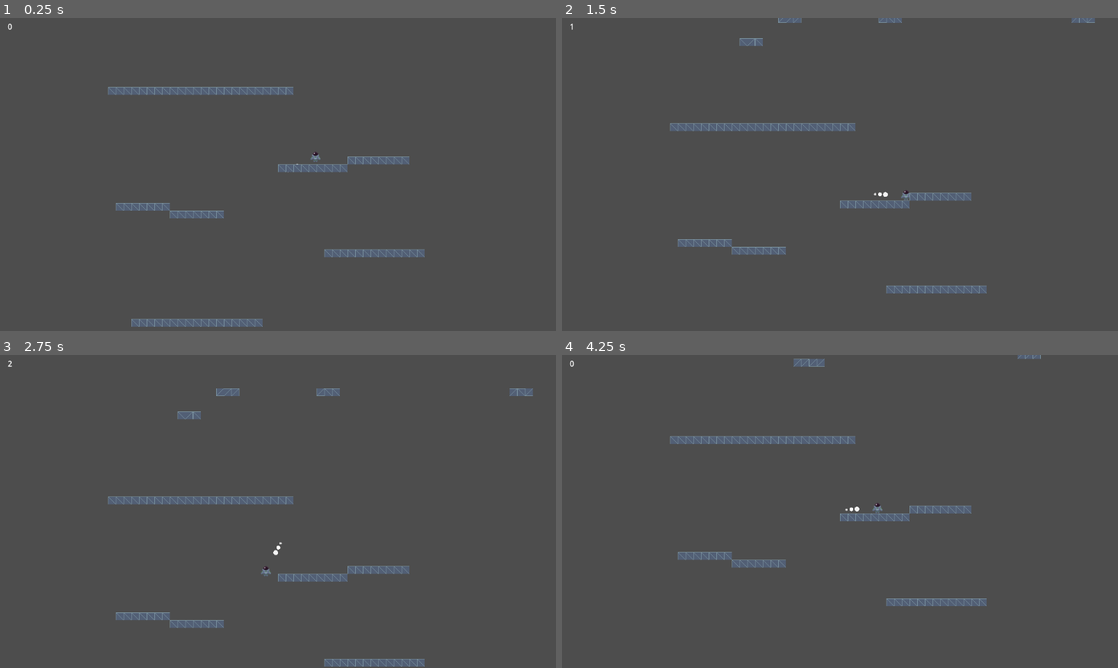
Above: before the commit, frames 1-4 (two rows, left to right).
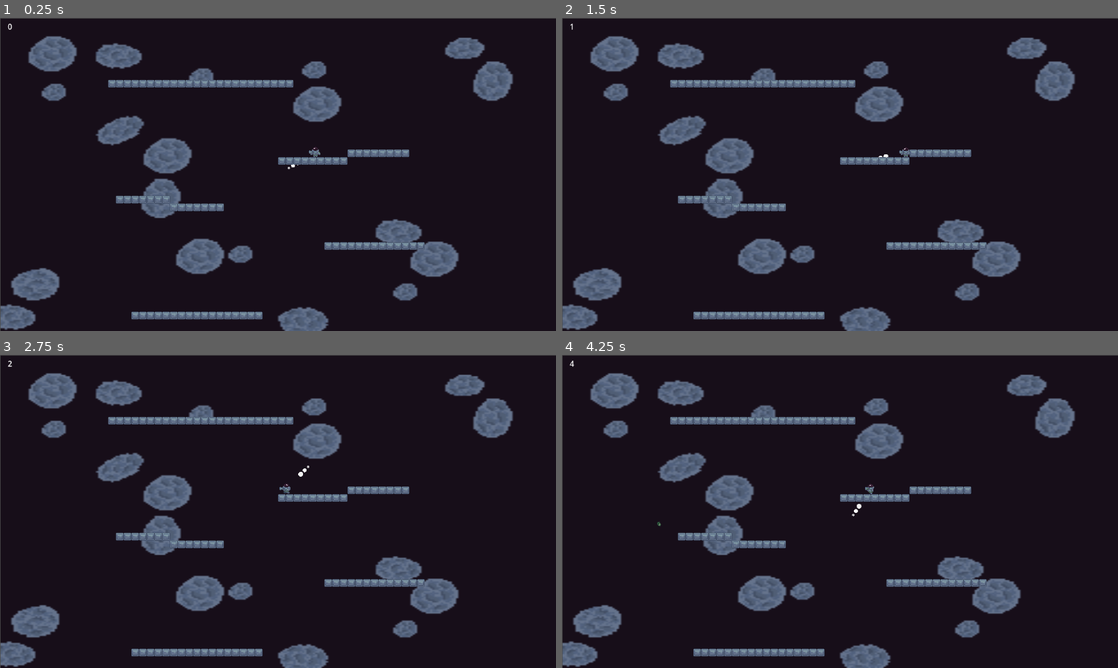
Above: after the commit, the same moments.

Repository: ScoreSpaceGameJam-SpaceGame/SpaceGame
Game: Godot game, scene res://levels/main_level/main_level.tscn
Same seed, same stepped clock (60 frames per second), same inputs: the game is played once before the commit and once after it. Sound files missing from this copy of the repository are replaced by a short silence.
Inputs (mouse positions are in pixels of both pictures, inside the frame that each line leads up to):
- Up to frame 1 (0.25 s): no input
- Up to frame 2 (1.5 s): move the mouse to (962, 158) at 0.52 s; hold Space (Teleport) 0.53-1.28 s; hold D (MoveRight) from 0.53 s (still down); click (962, 158) at 0.6 s; move the mouse to (728, 190) at 1.27 s; tap Space (Teleport) at 1.35 s
- Up to frame 3 (2.75 s): click (166, 527) at 1.55 s; move the mouse to (333, 442) at 2.02 s; release D (MoveRight) at 2.03 s; hold A (MoveLeft) from 2.03 s (still down); hold Space (Teleport) from 2.03 s (still down); click (333, 442) at 2.1 s
- Up to frame 4 (4.25 s): move the mouse to (812, 574) at 2.77 s; release A (MoveLeft) at 2.78 s; release Space (Teleport) at 2.78 s; hold D (MoveRight) 2.78-3.5 s; tap Space (Teleport) at 2.85 s; click (812, 574) at 3.05 s; click (806, 511) at 3.5 s, where only the run before the commit has a clickable "Play"

The runs differ from the first frame. In frame 1, 99% of the frame differs, in the area x 0-100%, y 0-100%; in frame 2, 98%; in frame 3, 98%; in frame 4, 99%.
Error before the commit: Attempt to call function 'get_var' in base 'null instance' on a null instance. (res://globals/global.gd:17)

Commit message:
Adding in art assets and a few animations started being built out

Diff:
--- a/characters/player/player.gd
+++ b/characters/player/player.gd
@@ -8,10 +8,23 @@
 var firing_vector : Vector2
 var original_mouse_position_when_firing : Vector2
 var firing_power : float
+var is_shooting: bool = false
+var gun_model_x_offset : float = 22
 
 @onready var aim_indicator_mount_point: Node2D = $AimIndicatorMountPoint
 
 func _physics_process(delta: float) -> void:
+	# Flip sprite to oriented direction
+	if velocity.x > 0:
+		$PlayerModel.flip_h = true
+		$GunMountPoint/GunModel.flip_h = false
+		$GunMountPoint/GunModel.position.x = gun_model_x_offset
+	else:
+		$PlayerModel.flip_h = false
+		$GunMountPoint/GunModel.flip_h = true
+		$GunMountPoint/GunModel.position.x = -gun_model_x_offset
+
+
 	# Add the gravity.
 	if not is_on_floor():
 		velocity += get_gravity() * delta
@@ -43,6 +56,7 @@
 	else:
 		velocity.x = move_toward(velocity.x, 0, SPEED)
 
+
 	# Rotate the aim indicator to match the firing angle
 	aim_indicator_mount_point.global_rotation = firing_vector.angle() + .5 * PI
 	$Telenade.translate(global_position - $Telenade.global_position)
@@ -51,11 +65,13 @@
 		original_mouse_position_when_firing = get_global_mouse_position()
 
 func handle_powering_state():
+	velocity = Vector2.ZERO
 	var x_power : float = get_global_mouse_position().distance_to(original_mouse_position_when_firing)
 	$Telenade.translate(global_position - $Telenade.global_position)
 	firing_power = clamp(log(x_power) * x_power / 2, 0, 100) # TODO use this
 
 	if Input.is_action_just_released("FiringAction"):
+		is_shooting = true
 		player_state = Enums.player_actions.FIRING
 		$Telenade.visible = true
 		$Telenade.global_rotation = firing_vector.angle()
@@ -63,6 +79,7 @@
 
 func handle_firing_state():
 	if Input.is_action_pressed("Teleport"):
+		is_shooting = false
 		global_position = $Telenade.global_position
 		player_state = Enums.player_actions.AIMING
 		$Telenade.visible=false
--- a/characters/player/player.tscn
+++ b/characters/player/player.tscn
@@ -1,9 +1,10 @@
-[gd_scene load_steps=7 format=3 uid="uid://domnmo2ft2frd"]
+[gd_scene load_steps=23 format=3 uid="uid://domnmo2ft2frd"]
 
 [ext_resource type="Script" path="res://characters/player/player.gd" id="1_k5q7q"]
+[ext_resource type="Texture2D" uid="uid://jvc258ad5pth" path="res://characters/player/player_sheet.png" id="2_ggpg0"]
 [ext_resource type="PackedScene" uid="uid://32kddvgjo03b" path="res://characters/player/aim_indicator.tscn" id="2_nkr18"]
 [ext_resource type="PackedScene" uid="uid://xakoy6oyk2hs" path="res://characters/player/telenade.tscn" id="3_741t6"]
-[ext_resource type="Texture2D" uid="uid://c8dhx0r8nlp2v" path="res://characters/player/player.png" id="4_vptko"]
+[ext_resource type="Texture2D" uid="uid://draeu53ddc1s7" path="res://characters/player/rpg_sheet.png" id="3_h3uqd"]
 
 [sub_resource type="CapsuleShape2D" id="CapsuleShape2D_vym13"]
 radius = 0.330596
@@ -11,13 +12,158 @@
 
 [sub_resource type="PhysicsMaterial" id="PhysicsMaterial_nnexd"]
 
+[sub_resource type="Animation" id="Animation_dej4u"]
+resource_name = "Idle"
+length = 1.4
+loop_mode = 1
+tracks/0/type = "value"
+tracks/0/imported = false
+tracks/0/enabled = true
+tracks/0/path = NodePath("PlayerModel:frame")
+tracks/0/interp = 1
+tracks/0/loop_wrap = true
+tracks/0/keys = {
+"times": PackedFloat32Array(0, 0.2, 0.4, 0.6, 0.8, 1, 1.2),
+"transitions": PackedFloat32Array(1, 1, 1, 1, 1, 1, 1),
+"update": 1,
+"values": [0, 3, 6, 9, 12, 15, 18]
+}
+
+[sub_resource type="Animation" id="Animation_k2h54"]
+length = 0.001
+tracks/0/type = "value"
+tracks/0/imported = false
+tracks/0/enabled = true
+tracks/0/path = NodePath("PlayerModel:frame")
+tracks/0/interp = 1
+tracks/0/loop_wrap = true
+tracks/0/keys = {
+"times": PackedFloat32Array(0),
+"transitions": PackedFloat32Array(1),
+"update": 1,
+"values": [0]
+}
+tracks/1/type = "value"
+tracks/1/imported = false
+tracks/1/enabled = true
+tracks/1/path = NodePath("GunMountPoint/GunModel:frame")
+tracks/1/interp = 1
+tracks/1/loop_wrap = true
+tracks/1/keys = {
+"times": PackedFloat32Array(0),
+"transitions": PackedFloat32Array(1),
+"update": 1,
+"values": [0]
+}
+
+[sub_resource type="Animation" id="Animation_ov46y"]
+resource_name = "Walk"
+length = 1.4
+loop_mode = 1
+tracks/0/type = "value"
+tracks/0/imported = false
+tracks/0/enabled = true
+tracks/0/path = NodePath("PlayerModel:frame")
+tracks/0/interp = 1
+tracks/0/loop_wrap = true
+tracks/0/keys = {
+"times": PackedFloat32Array(0, 0.2, 0.4, 0.6, 0.8, 1, 1.2),
+"transitions": PackedFloat32Array(1, 1, 1, 1, 1, 1, 1),
+"update": 1,
+"values": [1, 4, 7, 10, 13, 16, 19]
+}
+
+[sub_resource type="Animation" id="Animation_ne5jp"]
+resource_name = "Shoot"
+length = 0.3
+step = 0.01
+tracks/0/type = "value"
+tracks/0/imported = false
+tracks/0/enabled = true
+tracks/0/path = NodePath("PlayerModel:frame")
+tracks/0/interp = 1
+tracks/0/loop_wrap = true
+tracks/0/keys = {
+"times": PackedFloat32Array(0, 0.0666667, 0.133333, 0.2, 0.266667),
+"transitions": PackedFloat32Array(1, 1, 1, 1, 1),
+"update": 1,
+"values": [2, 5, 8, 11, 14]
+}
+tracks/1/type = "value"
+tracks/1/imported = false
+tracks/1/enabled = true
+tracks/1/path = NodePath("GunMountPoint/GunModel:frame")
+tracks/1/interp = 1
+tracks/1/loop_wrap = true
+tracks/1/keys = {
+"times": PackedFloat32Array(0, 0.02, 0.05, 0.07, 0.1, 0.14, 0.17, 0.2),
+"transitions": PackedFloat32Array(1, 1, 1, 1, 1, 1, 1, 1),
+"update": 1,
+"values": [0, 1, 2, 3, 4, 5, 6, 2]
+}
+
+[sub_resource type="AnimationLibrary" id="AnimationLibrary_j0c6m"]
+_data = {
+"Idle": SubResource("Animation_dej4u"),
+"RESET": SubResource("Animation_k2h54"),
+"Shoot": SubResource("Animation_ne5jp"),
+"Walk": SubResource("Animation_ov46y")
+}
+
+[sub_resource type="AnimationNodeAnimation" id="AnimationNodeAnimation_gd4sf"]
+animation = &"Idle"
+
+[sub_resource type="AnimationNodeAnimation" id="AnimationNodeAnimation_3cw21"]
+animation = &"Shoot"
+
+[sub_resource type="AnimationNodeAnimation" id="AnimationNodeAnimation_wpmc4"]
+animation = &"Walk"
+
+[sub_resource type="AnimationNodeStateMachineTransition" id="AnimationNodeStateMachineTransition_mkk04"]
+advance_mode = 2
+
+[sub_resource type="AnimationNodeStateMachineTransition" id="AnimationNodeStateMachineTransition_32l6d"]
+advance_mode = 2
+advance_expression = "not velocity.is_zero_approx()"
+
+[sub_resource type="AnimationNodeStateMachineTransition" id="AnimationNodeStateMachineTransition_jeppl"]
+advance_mode = 2
+advance_expression = "velocity.is_zero_approx()"
+
+[sub_resource type="AnimationNodeStateMachineTransition" id="AnimationNodeStateMachineTransition_m651u"]
+advance_mode = 2
+advance_expression = "is_shooting"
+
+[sub_resource type="AnimationNodeStateMachineTransition" id="AnimationNodeStateMachineTransition_syws6"]
+advance_mode = 2
+advance_expression = "is_shooting"
+
+[sub_resource type="AnimationNodeStateMachineTransition" id="AnimationNodeStateMachineTransition_4gwai"]
+advance_mode = 2
+advance_expression = "!is_shooting"
+
+[sub_resource type="AnimationNodeStateMachine" id="AnimationNodeStateMachine_xtmv7"]
+states/Idle/node = SubResource("AnimationNodeAnimation_gd4sf")
+states/Idle/position = Vector2(507, 100)
+states/Shoot/node = SubResource("AnimationNodeAnimation_3cw21")
+states/Shoot/position = Vector2(714, 140)
+states/Start/position = Vector2(199, 100)
+states/Walk/node = SubResource("AnimationNodeAnimation_wpmc4")
+states/Walk/position = Vector2(507, 189)
+transitions = ["Start", "Idle", SubResource("AnimationNodeStateMachineTransition_mkk04"), "Idle", "Walk", SubResource("AnimationNodeStateMachineTransition_32l6d"), "Walk", "Idle", SubResource("AnimationNodeStateMachineTransition_jeppl"), "Idle", "Shoot", SubResource("AnimationNodeStateMachineTransition_m651u"), "Walk", "Shoot", SubResource("AnimationNodeStateMachineTransition_syws6"), "Shoot", "Idle", SubResource("AnimationNodeStateMachineTransition_4gwai")]
+graph_offset = Vector2(-103, 25)
+
 [node name="Player" type="CharacterBody2D" groups=["Player"]]
 script = ExtResource("1_k5q7q")
 
-[node name="Sprite2D" type="Sprite2D" parent="."]
-texture = ExtResource("4_vptko")
+[node name="PlayerModel" type="Sprite2D" parent="."]
+texture_filter = 1
+texture = ExtResource("2_ggpg0")
+hframes = 3
+vframes = 7
 
 [node name="CollisionShape2D" type="CollisionShape2D" parent="."]
+visible = false
 position = Vector2(0, -0.05)
 scale = Vector2(20, 20)
 shape = SubResource("CapsuleShape2D_vym13")
@@ -27,7 +173,25 @@
 [node name="AimIndicator" parent="AimIndicatorMountPoint" instance=ExtResource("2_nkr18")]
 position = Vector2(0, -55.08)
 
+[node name="GunMountPoint" type="Node2D" parent="."]
+
+[node name="GunModel" type="Sprite2D" parent="GunMountPoint"]
+texture_filter = 1
+position = Vector2(22, 0)
+texture = ExtResource("3_h3uqd")
+vframes = 7
+
 [node name="Telenade" parent="." instance=ExtResource("3_741t6")]
 visible = false
 physics_material_override = SubResource("PhysicsMaterial_nnexd")
 gravity_scale = 0.08
+
+[node name="AnimationPlayer" type="AnimationPlayer" parent="."]
+libraries = {
+"": SubResource("AnimationLibrary_j0c6m")
+}
+
+[node name="AnimationTree" type="AnimationTree" parent="."]
+tree_root = SubResource("AnimationNodeStateMachine_xtmv7")
+advance_expression_base_node = NodePath("..")
+anim_player = NodePath("../AnimationPlayer")
--- a/characters/player/telenade.tscn
+++ b/characters/player/telenade.tscn
@@ -13,4 +13,5 @@
 shape = SubResource("CircleShape2D_vbng7")
 
 [node name="Sprite2D" type="Sprite2D" parent="."]
+texture_filter = 1
 texture = ExtResource("1_dyq4s")
--- a/globals/global.gd
+++ b/globals/global.gd
@@ -6,6 +6,9 @@
 	if get_high_score() < current_score:
 		save_score(current_score)
 
+	call_deferred("change_to_menu")
+
+func change_to_menu():
 	get_tree().change_scene_to_file("res://levels/menu/menu.tscn")
 
 func save_score(score: int) -> void:
--- a/levels/main_level/main_level.gd
+++ b/levels/main_level/main_level.gd
@@ -1,14 +1,14 @@
 extends Node2D
 
-const SCROLL_SPEED: float = 1
+const SCROLL_SPEED: float = 0
 const TILE_MAP_LAYER_WIDTH = 90
 const TILE_MAP_LAYER_HEIGHT = 50
 const MIN_NUMBER_OF_PLATFORMS_PER_LAYER = 20
 const MAX_NUMBER_OF_PLATFORMS_PER_LAYER = 40
 const MIN_WIDTH_OF_PLATFORM = 3
 const MAX_WIDTH_OF_PLATFORM = 7
-const WIDTH_OF_TILESET = 2
-const HEIGHT_OF_TILESET = 2
+const WIDTH_OF_TILESET = 5
+const HEIGHT_OF_TILESET = 1
 const TILE_SET_TO_USE = "res://levels/main_level/map_tileset.tres"
 
 @onready var audio_stream : AudioStreamPlayer = $AudioStreamPlayer
@@ -58,7 +58,7 @@
 			new_tile_map_layer.set_cell(
 				Vector2i(starting_location.x + j, starting_location.y),
 				0,
-				Vector2i(RandomNumberGenerator.new().randi_range(0, WIDTH_OF_TILESET - 1), RandomNumberGenerator.new().randi_range(0, WIDTH_OF_TILESET -1))
+				Vector2i(RandomNumberGenerator.new().randi_range(0, WIDTH_OF_TILESET - 1), RandomNumberGenerator.new().randi_range(0, HEIGHT_OF_TILESET -1))
 			)
 	new_tile_map_layer.position = Vector2(0, -800)
 	$".".add_child(new_tile_map_layer)
--- a/levels/main_level/main_level.tscn
+++ b/levels/main_level/main_level.tscn
@@ -1,30 +1,19 @@
 [gd_scene load_steps=11 format=4 uid="uid://bghx2oxnj2vx2"]
 
 [ext_resource type="Script" path="res://levels/main_level/main_level.gd" id="1_dvjk0"]
-[ext_resource type="Texture2D" uid="uid://dlryeq2iagjr6" path="res://levels/main_level/placerholderblock.png" id="1_i6ymy"]
 [ext_resource type="PackedScene" uid="uid://domnmo2ft2frd" path="res://characters/player/player.tscn" id="2_cjvwa"]
+[ext_resource type="TileSet" uid="uid://qprgehqdwpm2" path="res://levels/main_level/map_tileset.tres" id="3_b03ey"]
 [ext_resource type="AudioStream" uid="uid://dtji5ehw3sg5s" path="res://levels/main_level/Inevitable Force.wav" id="3_yrvgj"]
-
-[sub_resource type="TileSetAtlasSource" id="TileSetAtlasSource_pc5of"]
-texture = ExtResource("1_i6ymy")
-0:0/0 = 0
-0:0/0/physics_layer_0/polygon_0/points = PackedVector2Array(-8, -8, -8, 8, 8, 8, 8, -8)
-1:0/0 = 0
-1:0/0/physics_layer_0/polygon_0/points = PackedVector2Array(-8, 8, 8, 8, 8, -8, -8, -8)
-0:1/0 = 0
-0:1/0/physics_layer_0/polygon_0/points = PackedVector2Array(-8, 8, 8, 8, 8, -8, -8, -8)
-1:1/0 = 0
-1:1/0/physics_layer_0/polygon_0/points = PackedVector2Array(-8, 8, 8, 8, 8, -8, -8, -8)
-
-[sub_resource type="TileSet" id="TileSet_to1d7"]
-physics_layer_0/collision_layer = 1
-sources/0 = SubResource("TileSetAtlasSource_pc5of")
+[ext_resource type="Texture2D" uid="uid://boud6tci7v2sb" path="res://levels/main_level/placeholder-background.png" id="4_3mcrr"]
 
 [sub_resource type="RectangleShape2D" id="RectangleShape2D_n7nil"]
 size = Vector2(7.42501, 2099.21)
 
 [sub_resource type="RectangleShape2D" id="RectangleShape2D_3auv8"]
 size = Vector2(21.4294, 2082.29)
+
+[sub_resource type="RectangleShape2D" id="RectangleShape2D_ijkol"]
+size = Vector2(1151.63, 20.362)
 
 [sub_resource type="RectangleShape2D" id="RectangleShape2D_g51pk"]
 size = Vector2(1150.98, 28.4935)
@@ -39,8 +28,9 @@
 position = Vector2(654.098, 258.616)
 
 [node name="InitialTileMapLayer" type="TileMapLayer" parent="." groups=["testing"]]
+z_index = 10
 tile_map_data = PackedByteArray("AAARACYAAAAAAAAAAAASACYAAAAAAAAAAAATACYAAAAAAAAAAAAUACYAAAAAAAAAAAAVACYAAAAAAAAAAAAWAC …(1280 unchanged characters)…
-tile_set = SubResource("TileSet_to1d7")
+tile_set = ExtResource("3_b03ey")
 use_kinematic_bodies = true
 
 [node name="Camera2D" type="Camera2D" parent="."]
@@ -66,6 +56,14 @@
 position = Vector2(-10.9034, -393.292)
 shape = SubResource("RectangleShape2D_3auv8")
 
+[node name="TopBounds" type="StaticBody2D" parent="."]
+collision_layer = 2
+collision_mask = 2
+
+[node name="CollisionShape2D" type="CollisionShape2D" parent="TopBounds"]
+position = Vector2(575.94, -11.4731)
+shape = SubResource("RectangleShape2D_ijkol")
+
 [node name="PlayerDeath" type="Area2D" parent="."]
 
 [node name="CollisionShape2D" type="CollisionShape2D" parent="PlayerDeath"]
@@ -90,6 +88,14 @@
 offset_bottom = 41.364
 text = "0"
 
+[node name="Sprite2D" type="Sprite2D" parent="."]
+z_index = -99
+position = Vector2(576.535, 324.339)
+rotation = 1.5708
+scale = Vector2(2.89109, 4.49503)
+texture = ExtResource("4_3mcrr")
+metadata/_edit_lock_ = true
+
 [connection signal="body_entered" from="PlayerDeath" to="." method="_on_player_death_body_entered"]
 [connection signal="body_entered" from="TileMapDeath" to="." method="_on_tile_map_death_body_entered"]
 [connection signal="timeout" from="ScoreTimer" to="." method="_on_update_score"]
--- a/levels/main_level/map_tileset.tres
+++ b/levels/main_level/map_tileset.tres
@@ -1,19 +1,21 @@
 [gd_resource type="TileSet" load_steps=3 format=3 uid="uid://qprgehqdwpm2"]
 
-[ext_resource type="Texture2D" uid="uid://dlryeq2iagjr6" path="res://levels/main_level/placerholderblock.png" id="1_v5tuq"]
+[ext_resource type="Texture2D" uid="uid://dbs7kj1k143bn" path="res://levels/main_level/tileset-sheet.png" id="1_2v633"]
 
-[sub_resource type="TileSetAtlasSource" id="TileSetAtlasSource_7yjai"]
-texture = ExtResource("1_v5tuq")
+[sub_resource type="TileSetAtlasSource" id="TileSetAtlasSource_r03i7"]
+texture = ExtResource("1_2v633")
 0:0/0 = 0
-0:0/0/physics_layer_0/polygon_0/points = PackedVector2Array(-8, 8, -8, -8, 8, -8, 8, -0.125, 8, 8)
+0:0/0/physics_layer_0/polygon_0/points = PackedVector2Array(8, 8, 8, -8, -8, -8, -8, 8)
 1:0/0 = 0
-1:0/0/physics_layer_0/polygon_0/points = PackedVector2Array(-8, 8, 8, 8, 8, -8, -8, -8)
-0:1/0 = 0
-0:1/0/physics_layer_0/polygon_0/points = PackedVector2Array(-8, 8, 8, 8, 8, -8, -8, -8)
-1:1/0 = 0
-1:1/0/physics_layer_0/polygon_0/points = PackedVector2Array(-8, 8, 8, 8, 8, -8, -8, -8)
+1:0/0/physics_layer_0/polygon_0/points = PackedVector2Array(8, -8, 8, 8, -8, 8, -8, -8)
+2:0/0 = 0
+2:0/0/physics_layer_0/polygon_0/points = PackedVector2Array(8, 8, 8, -8, -8, -8, -8, 8)
+3:0/0 = 0
+3:0/0/physics_layer_0/polygon_0/points = PackedVector2Array(8, -8, 8, 8, -8, 8, -8, -8)
+4:0/0 = 0
+4:0/0/physics_layer_0/polygon_0/points = PackedVector2Array(8, 8, -8, 8, -8, -8, 8, -8)
 
 [resource]
 physics_layer_0/collision_layer = 3
 physics_layer_0/collision_mask = 3
-sources/0 = SubResource("TileSetAtlasSource_7yjai")
+sources/0 = SubResource("TileSetAtlasSource_r03i7")
Binary file removed: characters/player/player.png
Binary file added: characters/player/player_sheet.png
Not shown, added: characters/player/player_sheet.png.import
Binary file added: characters/player/rpg_sheet.png
Not shown, changed: characters/player/rpg_sheet.png.import
Binary file added: levels/main_level/placeholder-background.png
Not shown, added: levels/main_level/placeholder-background.png.import
Binary file removed: levels/main_level/placerholderblock.png
Binary file added: levels/main_level/tileset-sheet.png
Not shown, changed: levels/main_level/tileset-sheet.png.import
